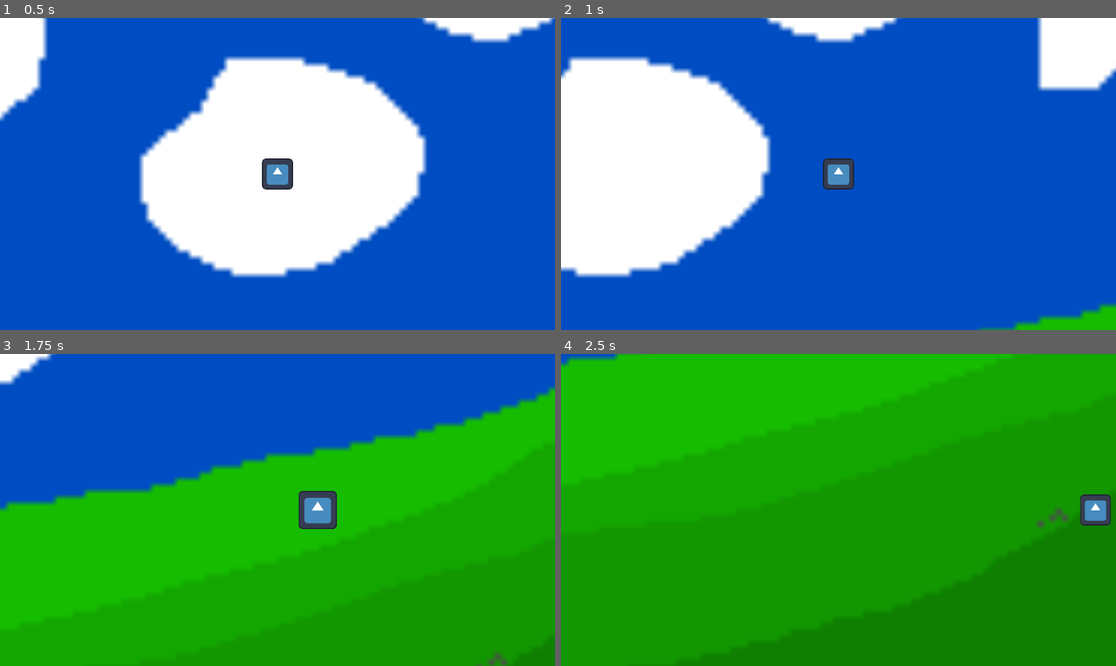
Above: before the commit, frames 1-4 (two rows, left to right).
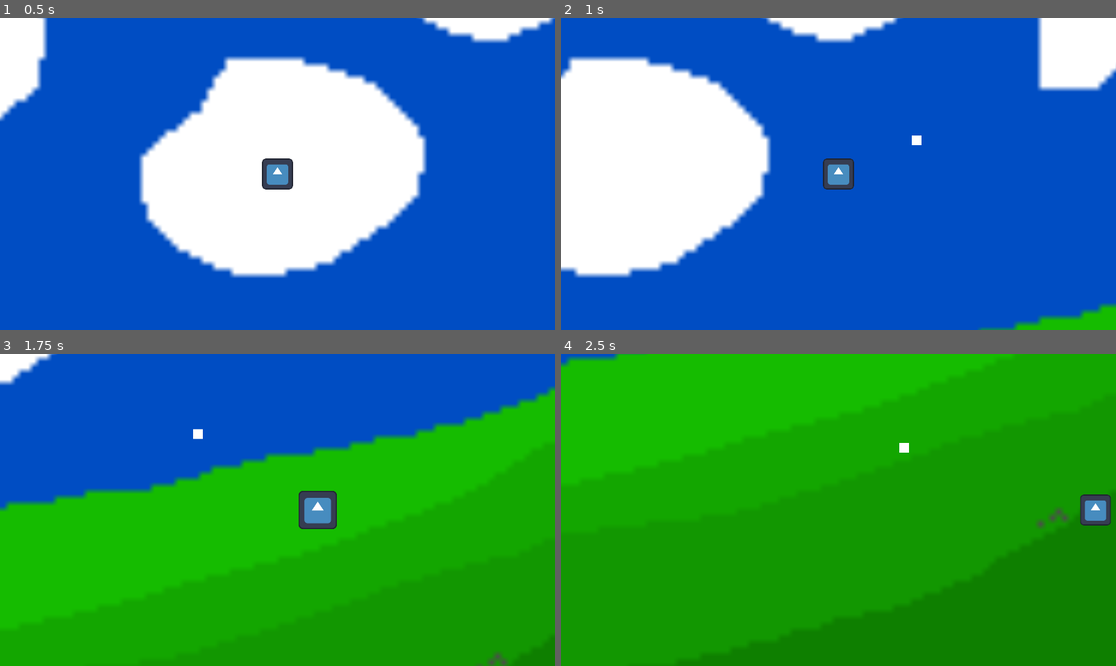
Above: after the commit, the same moments.

Repository: InsertShadowyHere/6people
Game: Godot game, scene res://main.tscn
Same seed, same stepped clock (60 frames per second), same inputs: the game is played once before the commit and once after it. The engine's default icon, where the game draws it, is replaced by a stand-in: a white triangle on a blue panel in a dark square.
Inputs (mouse positions are in pixels of both pictures, inside the frame that each line leads up to):
- Up to frame 1 (0.5 s): no input
- Up to frame 2 (1 s): tap Enter at 0.5 s; move the mouse to (960, 158) at 0.52 s; hold D (move_right) from 0.53 s (still down); click (960, 158) at 0.6 s
- Up to frame 3 (1.75 s): move the mouse to (166, 525) at 1.27 s; release D (move_right) at 1.28 s; hold S (move_down) from 1.28 s (still down); tap 1 (action_1) at 1.35 s; click (166, 525) at 1.55 s
- Up to frame 4 (2.5 s): move the mouse to (894, 441) at 2.02 s; release S (move_down) at 2.03 s; hold D (move_right) from 2.03 s (still down); tap 2 (action_2) at 2.1 s; click (894, 441) at 2.3 s

Frame 1 is identical in both runs. In frame 2, less than 0.1% of the frame differs, in the area x 63-65%, y 37-41%; in frame 3, less than 0.1%, in the area x 34-37%, y 24-28%; in frame 4, less than 0.1%.

Commit message:
projectiles

Diff:
--- /dev/null
+++ b/base-objs/projectile.tscn
@@ -0,0 +1,25 @@
+[gd_scene load_steps=2 format=3 uid="uid://cgckhgm4py4x5"]
+
+[sub_resource type="RectangleShape2D" id="RectangleShape2D_c7i42"]
+size = Vector2(40, 40)
+
+[node name="Projectile" type="CharacterBody2D"]
+z_index = 1
+
+[node name="Hitbox" type="CollisionShape2D" parent="."]
+shape = SubResource("RectangleShape2D_c7i42")
+
+[node name="Sprite" type="Sprite2D" parent="."]
+
+[node name="Temp" type="ColorRect" parent="."]
+anchors_preset = 8
+anchor_left = 0.5
+anchor_top = 0.5
+anchor_right = 0.5
+anchor_bottom = 0.5
+offset_left = -20.0
+offset_top = -20.0
+offset_right = 20.0
+offset_bottom = 20.0
+grow_horizontal = 2
+grow_vertical = 2
--- a/main.tscn
+++ b/main.tscn
@@ -12,20 +12,29 @@
 func _ready():
 	var player = get_node(\"/root/Game/Player\")
 	player.connect(\"switch\", _switch_scenes)
+	player.connect(\"shoot\", _create_projectile)
 
 func _switch_scenes(path):
 	var current_level = get_node(\"Level\")
 	if current_level:
 		current_level.queue_free()
+	for i in $Projectiles.get_children():
+		i.queue_free()
 	await get_tree().create_timer(0.01).timeout
 
-	# Load and add the new Level node
 	var new_level_scene = load(path)
 	var new_level_instance = new_level_scene.instantiate()
 	add_child(new_level_instance)
-	new_level_instance.name = \"Level\"  # Ensure the new node is named \"Level\"
+	new_level_instance.name = \"Level\"
 	print(\"Switched to new level:\", path)
 	emit_signal(\"switched\")
+
+func _create_projectile():
+	var new_proj = load(\"res://projectile-test.tscn\").instantiate()
+	new_proj.name = \"projectile\"
+	new_proj.position = $Player.position
+	$Projectiles.add_child(new_proj)
+
 "
 
 [node name="Game" type="Node2D"]
@@ -42,3 +51,5 @@
 [node name="NPCs" type="Node2D" parent="."]
 
 [node name="Level" parent="." instance=ExtResource("3_h2yge")]
+
+[node name="Projectiles" type="Node2D" parent="."]
--- a/project.godot
+++ b/project.godot
@@ -63,6 +63,11 @@
 "events": [Object(InputEventKey,"resource_local_to_scene":false,"resource_name":"","device":-1,"window_id":0,"alt_press …(192 unchanged characters)…
 ]
 }
+shoot={
+"deadzone": 0.2,
+"events": [Object(InputEventMouseButton,"resource_local_to_scene":false,"resource_name":"","device":-1,"window_id":0,"alt_pressed":false,"shift_pressed":false,"ctrl_pressed":false,"meta_pressed":false,"button_mask":0,"position":Vector2(0, 0),"global_position":Vector2(0, 0),"factor":1.0,"button_index":1,"canceled":false,"pressed":false,"double_click":false,"script":null)
+]
+}
 
 [rendering]
 
--- /dev/null
+++ b/projectile-test.tscn
@@ -0,0 +1,21 @@
+[gd_scene load_steps=3 format=3 uid="uid://cpdfuc6dxebe7"]
+
+[ext_resource type="PackedScene" uid="uid://cgckhgm4py4x5" path="res://base-objs/projectile.tscn" id="1_yhxaq"]
+
+[sub_resource type="GDScript" id="GDScript_p8fve"]
+script/source = "extends CharacterBody2D
+
+var speed = 3000
+var direction = Vector2.ZERO
+
+func _ready():
+	var mouse_pos = get_global_mouse_position()
+	var player_pos = get_parent().get_parent().get_node(\"Player\").position
+	direction = (mouse_pos-player_pos).normalized()
+
+func _process(delta: float) -> void:
+	position += direction*speed*delta
+"
+
+[node name="Projectile" instance=ExtResource("1_yhxaq")]
+script = SubResource("GDScript_p8fve")
--- a/scripts/player.gd
+++ b/scripts/player.gd
@@ -19,6 +19,7 @@
 
 signal interacted
 signal switch
+signal shoot
 
 const zero_vector = Vector2(0, 0)
 
@@ -48,7 +49,8 @@
 			emit_signal("interacted")
 	if Input.is_action_just_pressed("switch"):
 		emit_signal("switch", "res://levels/level2.tscn")
-
+	if Input.is_action_just_pressed("shoot"):
+		emit_signal("shoot")
 
 	if velocity.length() > 0:
 		velocity = velocity.normalized() * speed
